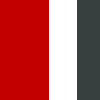
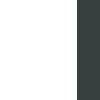
Layers edited between the first and the second 100px x 100px image:
removed layer "Layer 1" over [0, 0, 49, 100]
